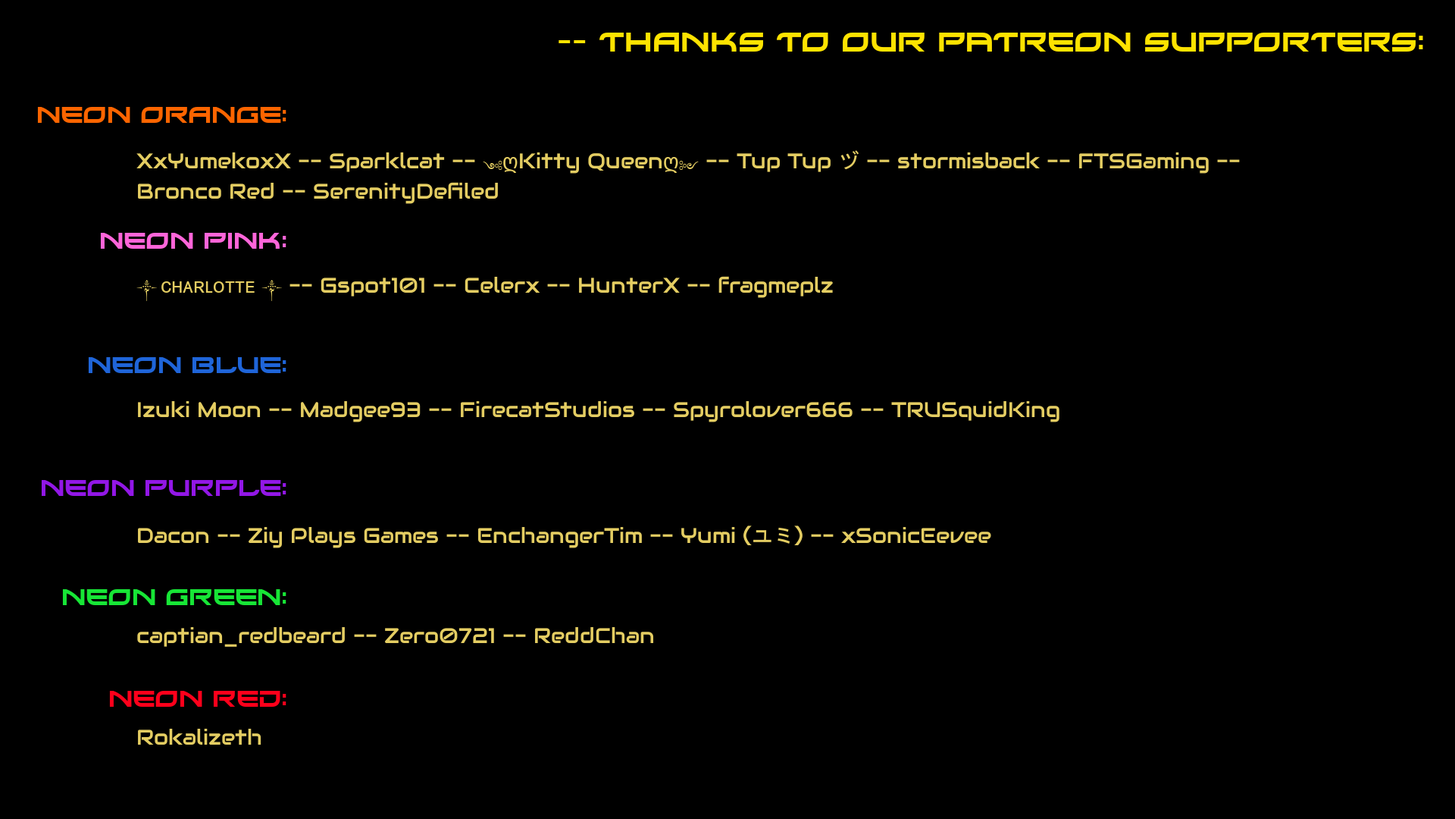
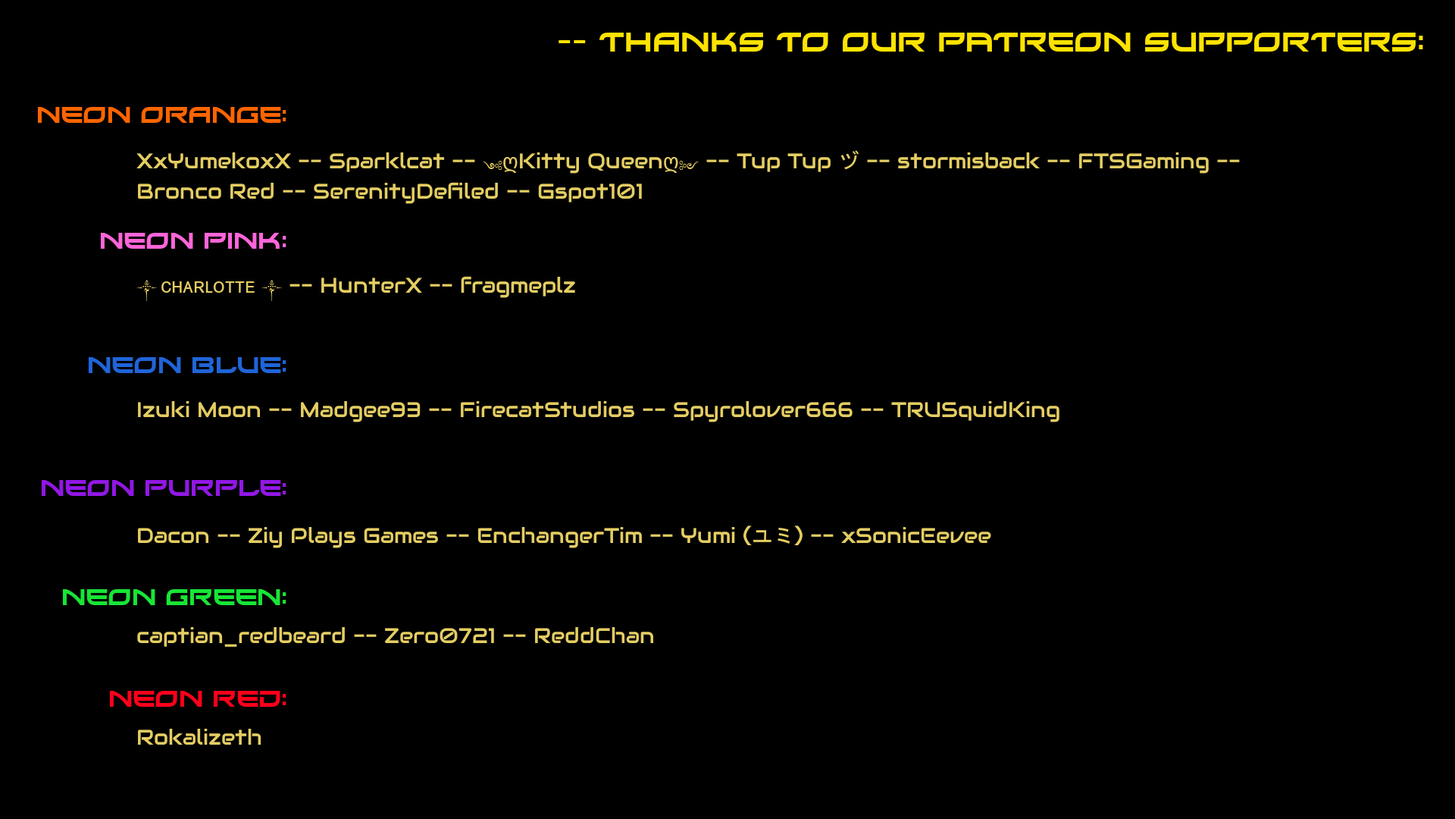
Layered file, before and after one edit (1455x819). Changes by layer:
renamed "༒ ᴄʜᴀʀʟᴏᴛᴛᴇ ༒ -- Gspot101 -- C..." to "༒ ᴄʜᴀʀʟᴏᴛᴛᴇ ༒ -- HunterX -- fr...", painted on it over [320, 275, 834, 298]
painted on "XxYumekoxX -- Sparklcat -- ༺ღK..." over [507, 183, 643, 203]
